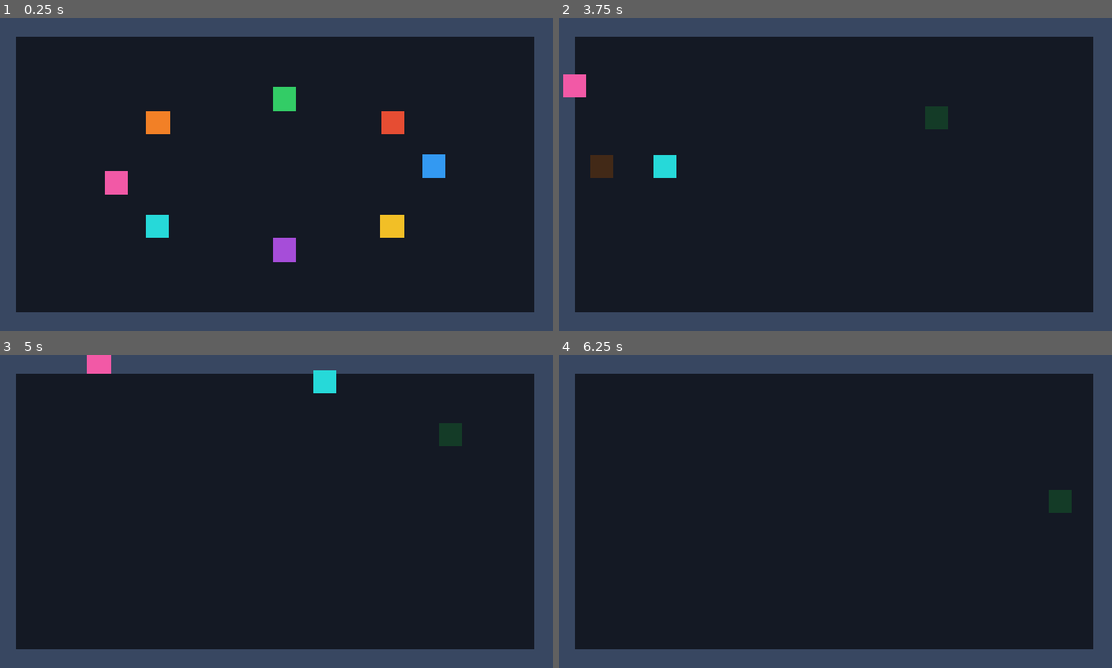
Above: before the commit, frames 1-4 (two rows, left to right).
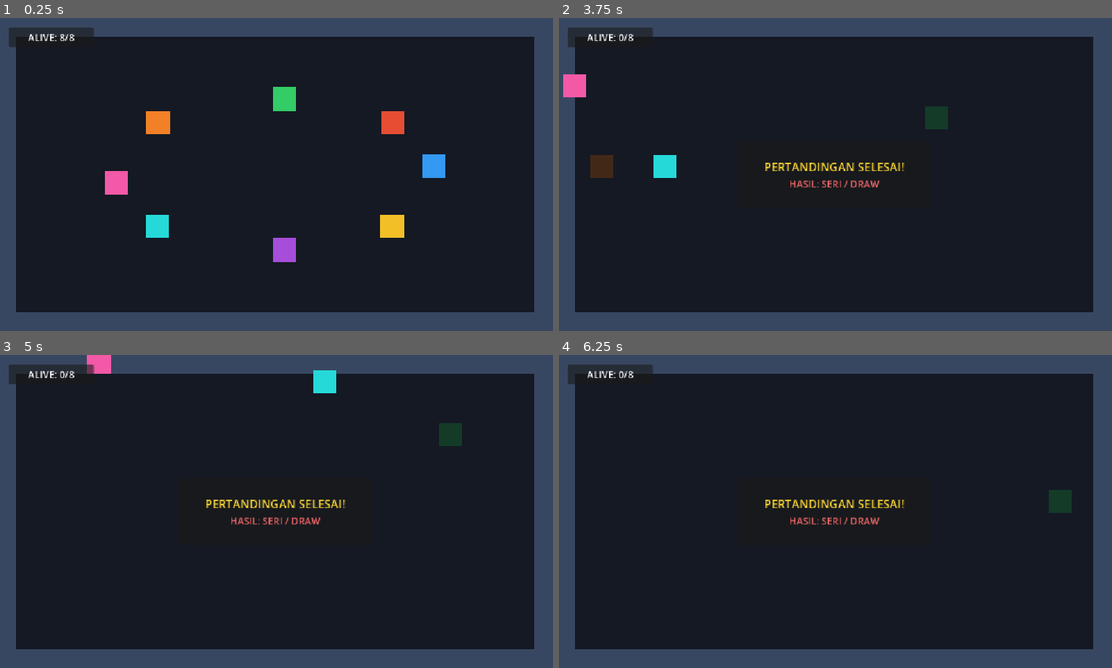
Above: after the commit, the same moments.

Repository: akr0407/physicsbr
Game: Godot game, scene res://scenes/main.tscn
Two runs of this game, one before a commit and one after it. Both use one fixed random seed, a clock stepped at 60 frames per second and the inputs below.
Inputs:
- Up to frame 1 (0.25 s): no input
- Up to frame 2 (3.75 s): tap Enter at 0.5 s; hold D 0.53-1.28 s; tap O at 0.6 s; tap Space at 0.77, 1.52, 3.02 s; tap B at 1.35 s; hold D 2.03-3.53 s; tap K at 2.1 s; tap L at 2.85 s; tap J at 3.6 s
- Up to frame 3 (5 s): tap Space at 3.77, 4.52 s; tap T at 4.35 s
- Up to frame 4 (6.25 s): tap O at 5.1 s; hold D from 5.78 s (still down); tap B at 5.85 s; tap Space at 6.02 s

The runs differ from the first frame. In frame 1, 0.5% of the frame differs, in the area x 1-17%, y 3-10%; in frame 2, 1.2%; in frame 3, 1.2%, in the area x 1-63%, y 2-55%; in frame 4, 1.2%.

Commit message:
feat: add battle royale manager and match HUD scene setup

Diff:
--- a/scenes/main.tscn
+++ b/scenes/main.tscn
@@ -1,6 +1,7 @@
-[gd_scene load_steps=6 format=3]
+[gd_scene load_steps=7 format=3]
 
 [ext_resource type="Script" path="res://scripts/battle_royale_manager.gd" id="1_manager"]
+[ext_resource type="Script" path="res://scripts/match_hud.gd" id="2_hud"]
 
 [sub_resource type="RectangleShape2D" id="RectangleShape2D_top"]
 size = Vector2(1152, 40)
@@ -69,3 +70,64 @@
 
 [node name="BattleRoyaleManager" type="Node" parent="."]
 script = ExtResource("1_manager")
+
+[node name="HUD" type="CanvasLayer" parent="."]
+script = ExtResource("2_hud")
+
+[node name="Root" type="Control" parent="HUD"]
+layout_mode = 3
+anchors_preset = 15
+anchor_right = 1.0
+anchor_bottom = 1.0
+grow_horizontal = 2
+grow_vertical = 2
+mouse_filter = 2
+
+[node name="TopBar" type="PanelContainer" parent="HUD/Root"]
+layout_mode = 0
+offset_left = 24.0
+offset_top = 20.0
+offset_right = 200.0
+offset_bottom = 60.0
+mouse_filter = 2
+
+[node name="AliveLabel" type="Label" parent="HUD/Root/TopBar"]
+layout_mode = 2
+theme_override_font_sizes/font_size = 20
+text = "ALIVE: 8/8"
+horizontal_alignment = 1
+vertical_alignment = 1
+
+[node name="GameOverPanel" type="PanelContainer" parent="HUD/Root"]
+visible = false
+layout_mode = 1
+anchors_preset = 8
+anchor_left = 0.5
+anchor_top = 0.5
+anchor_right = 0.5
+anchor_bottom = 0.5
+offset_left = -200.0
+offset_top = -70.0
+offset_right = 200.0
+offset_bottom = 70.0
+grow_horizontal = 2
+grow_vertical = 2
+mouse_filter = 2
+
+[node name="VBox" type="VBoxContainer" parent="HUD/Root/GameOverPanel"]
+layout_mode = 2
+alignment = 1
+mouse_filter = 2
+
+[node name="ResultTitleLabel" type="Label" parent="HUD/Root/GameOverPanel/VBox"]
+layout_mode = 2
+theme_override_colors/font_color = Color(1, 0.85, 0.2, 1)
+theme_override_font_sizes/font_size = 24
+text = "PERTANDINGAN SELESAI"
+horizontal_alignment = 1
+
+[node name="WinnerLabel" type="Label" parent="HUD/Root/GameOverPanel/VBox"]
+layout_mode = 2
+theme_override_font_sizes/font_size = 20
+text = "PEMENANG: Fighter 1"
+horizontal_alignment = 1
--- a/scripts/battle_royale_manager.gd
+++ b/scripts/battle_royale_manager.gd
@@ -7,6 +7,9 @@
 ## Signal akhir pertandingan (Task 05.2)
 ## winner bernilai RigidBody2D pemenang, atau null jika hasilnya draw
 signal game_over(winner: RigidBody2D)
+
+## Signal saat pertandingan dimulai dan seluruh fighter telah selesai diinisialisasi (Task 05.5)
+signal match_started(alive_count: int, total_count: int)
 
 ## Konfigurasi Spawning (Task 05.3)
 @export_group("Spawning Configuration")
@@ -151,6 +154,7 @@
 		register_fighter(fighter)
 
 	print("[BattleRoyaleManager] Siap. Total fighter terdaftar: %d | Fighter hidup: %d" % [get_total_count(), get_alive_count()])
+	match_started.emit(get_alive_count(), get_total_count())
 
 ## Mencari dan mendaftarkan fighter yang ada di scene secara non-rapuh
 func _register_existing_fighters() -> void:
@@ -165,6 +169,8 @@
 		for child in get_parent().get_children():
 			if child is RigidBody2D and child.has_signal("eliminated"):
 				register_fighter(child)
+
+	match_started.emit(get_alive_count(), get_total_count())
 
 ## Mendaftarkan fighter tunggal ke manager
 func register_fighter(fighter: RigidBody2D) -> void:
--- /dev/null
+++ b/scripts/match_hud.gd
@@ -0,0 +1,83 @@
+class_name MatchHUD
+extends CanvasLayer
+
+@export var manager: BattleRoyaleManager = null
+
+@onready var alive_label: Label = $Root/TopBar/AliveLabel
+@onready var game_over_panel: Control = $Root/GameOverPanel
+@onready var result_title_label: Label = $Root/GameOverPanel/VBox/ResultTitleLabel
+@onready var winner_label: Label = $Root/GameOverPanel/VBox/WinnerLabel
+
+func _ready() -> void:
+	# Hubungkan ke BattleRoyaleManager
+	if manager == null:
+		manager = get_node_or_null("../BattleRoyaleManager") as BattleRoyaleManager
+		if manager == null and get_parent() != null:
+			for child in get_parent().get_children():
+				if child is BattleRoyaleManager:
+					manager = child
+					break
+
+	if manager:
+		if not manager.fighter_eliminated.is_connected(_on_fighter_eliminated):
+			manager.fighter_eliminated.connect(_on_fighter_eliminated)
+		if not manager.game_over.is_connected(_on_game_over):
+			manager.game_over.connect(_on_game_over)
+		if manager.has_signal("match_started") and not manager.match_started.is_connected(_on_match_started):
+			manager.match_started.connect(_on_match_started)
+
+	# Sembunyikan panel hasil pertandingan di awal
+	if game_over_panel:
+		game_over_panel.visible = false
+
+	# Panggil update survivor count
+	update_survivor_display()
+	call_deferred("update_survivor_display")
+
+func _on_match_started(_alive: int, _total: int) -> void:
+	update_survivor_display()
+
+func _on_fighter_eliminated(_fighter: RigidBody2D, _remaining: int) -> void:
+	update_survivor_display()
+
+func _on_game_over(winner: RigidBody2D) -> void:
+	update_survivor_display()
+	show_game_over(winner)
+
+## Memperbarui teks sisa fighter hidup menggunakan getter resmi BattleRoyaleManager
+func update_survivor_display() -> void:
+	if not is_instance_valid(alive_label):
+		return
+	if manager:
+		alive_label.text = "ALIVE: %d/%d" % [manager.get_alive_count(), manager.get_total_count()]
+	else:
+		alive_label.text = "ALIVE: --/--"
+
+## Menampilkan overlay hasil pertandingan
+func show_game_over(winner: RigidBody2D) -> void:
+	if not is_instance_valid(game_over_panel):
+		return
+
+	if winner != null:
+		var wname: String = winner.fighter_name if "fighter_name" in winner else winner.name
+		var wid: String = str(winner.fighter_id) if "fighter_id" in winner else "?"
+		result_title_label.text = "PERTANDINGAN SELESAI!"
+		winner_label.text = "PEMENANG: %s (ID: %s)" % [wname, wid]
+		if "fighter_color" in winner:
+			winner_label.add_theme_color_override("font_color", winner.fighter_color)
+	else:
+		result_title_label.text = "PERTANDINGAN SELESAI!"
+		winner_label.text = "HASIL: SERI / DRAW"
+		winner_label.add_theme_color_override("font_color", Color(0.95, 0.4, 0.4, 1.0))
+
+	game_over_panel.visible = true
+
+## Helper getters untuk automated regression testing
+func get_alive_text() -> String:
+	return alive_label.text if is_instance_valid(alive_label) else ""
+
+func is_game_over_visible() -> bool:
+	return game_over_panel.visible if is_instance_valid(game_over_panel) else false
+
+func get_winner_text() -> String:
+	return winner_label.text if is_instance_valid(winner_label) else ""
Not shown, added: scripts/match_hud.gd.uid
